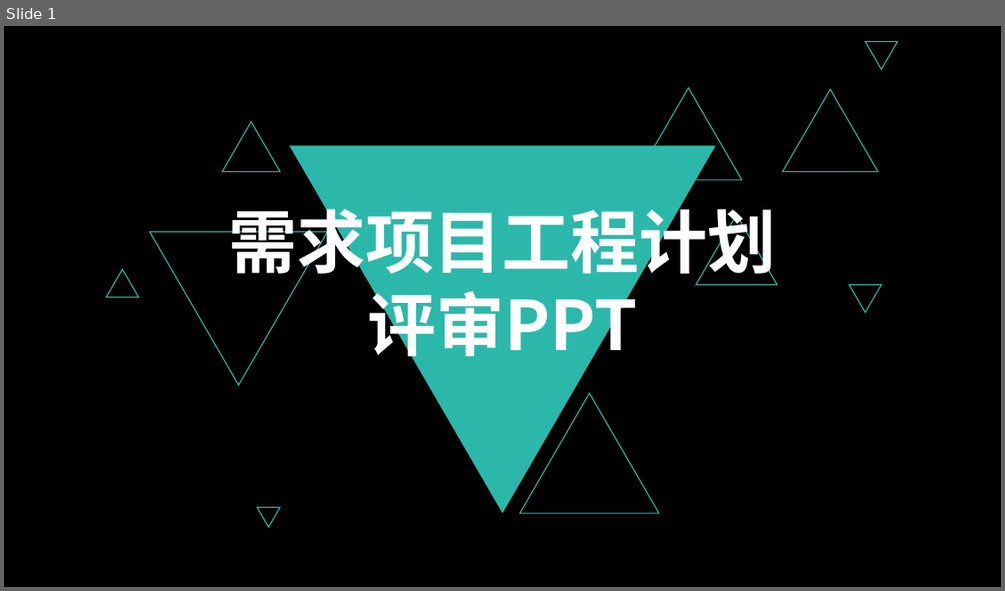
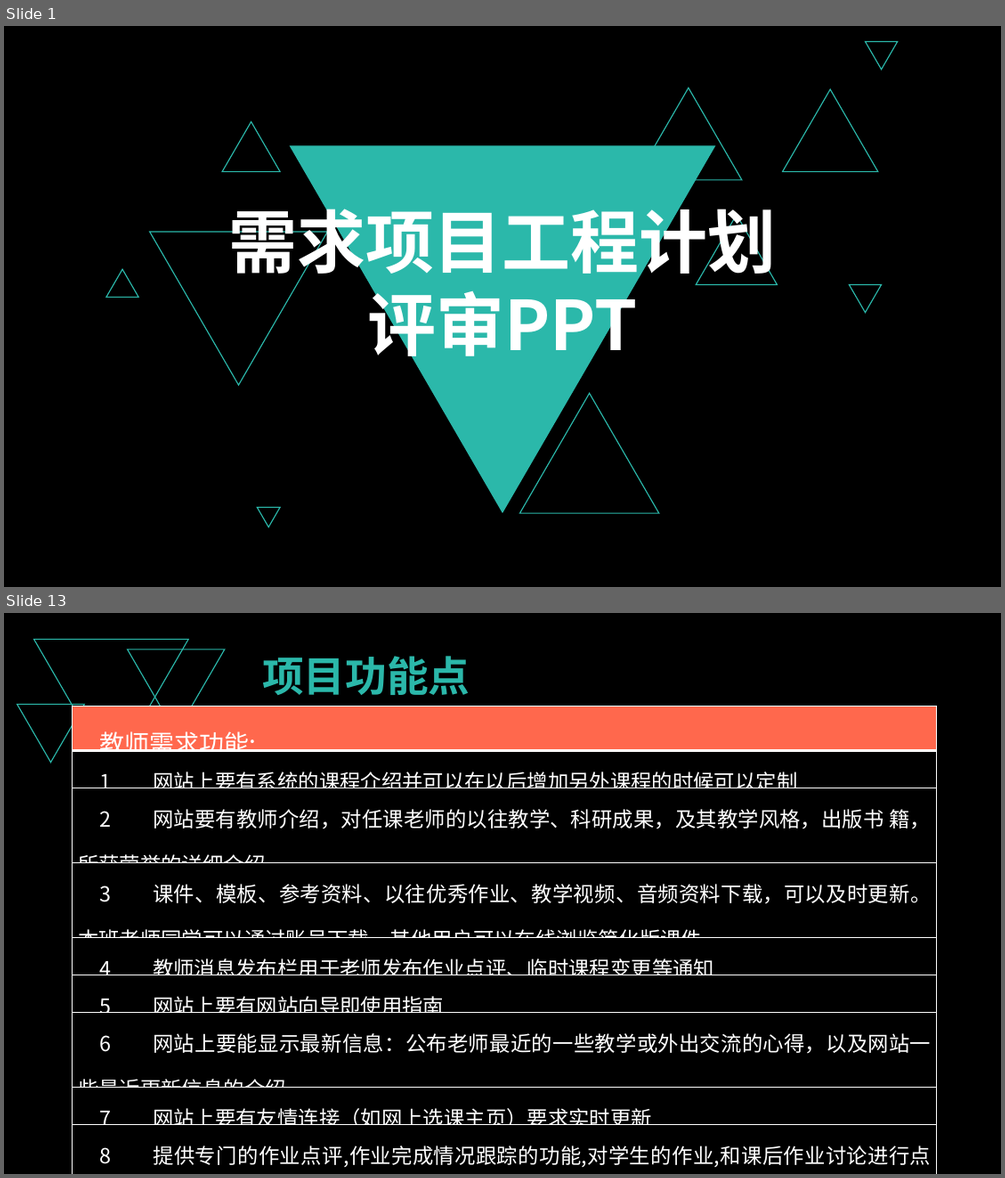
Before and after one commit to PRD2018-G03/PRD2018-G03-SoftwareEngineeringProject, a slide deck: 非受控文档/1_沈启航/PPT/需求项目工程计划评审PPT.pptx. Shown one above the other, each under a label of ours: slide 1 before the commit, slides 1 and 13 after it; the slides between them are not shown. The pictures are 1005x591 and 1005x1178 pixels, drawn with LibreOffice and Linux fonts; fonts in the diff are those of the drawing. Boxes give left, top, right and bottom in pixels: in the first picture for what was removed or moved away, otherwise in the second. Text is boxed around its words. In the diff, an @@ line names an element or a change of style, - is before the commit and + after.

```diff
--- a/非受控文档/1_沈启航/PPT/需求项目工程计划评审PPT.pptx
+++ b/非受控文档/1_沈启航/PPT/需求项目工程计划评审PPT.pptx
@@ slide 13 added at [4,613,1001,1174], background #000000 @@
@@ triangle added at [34,639,188,772], outline #2BB8AA 1 pt @@
@@ triangle added at [128,649,225,733], outline #2BB8AA 1 pt @@
@@ text added at [262,656,469,695], 40 pt, text #2BB8AA, bold @@
+项目功能点
@@ triangle added at [17,704,85,763], outline #2BB8AA 1 pt @@
@@ table added at [73,706,937,1170], 9 rows, 1 columns @@
+教师需求功能:
+1 网站上要有系统的课程介绍并可以在以后增加另外课程的时候可以定制
+2 网站要有教师介绍，对任课老师的以往教学、科研成果，及其教学风格，出版书 籍，所获荣誉的详细介绍
+3 课件、模板、参考资料、以往优秀作业、教学视频、音频资料下载，可以及时更新。本班老师同学可以通过账号下载，其他用户可以在线浏览简化版课件
+4 教师消息发布栏用于老师发布作业点评、临时课程变更等通知
+5 网站上要有网站向导即使用指南
+6 网站上要能显示最新信息：公布老师最近的一些教学或外出交流的心得，以及网站一些最近更新信息的介绍
+7 网站上要有友情连接（如网上选课主页）要求实时更新
+8 提供专门的作业点评,作业完成情况跟踪的功能,对学生的作业,和课后作业讨论进行点评
```
Also in this commit, not shown: 2 slides changed, 27 other slides added, 6 slides removed, 1 other file.
